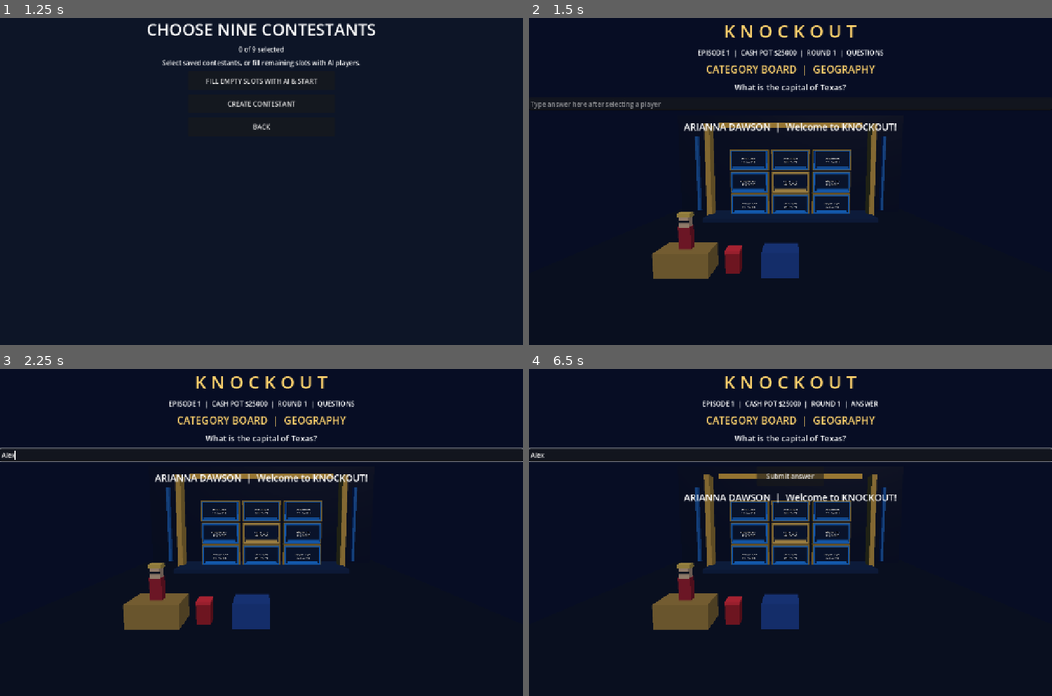
Above: before the commit, frames 1-4 (two rows, left to right).
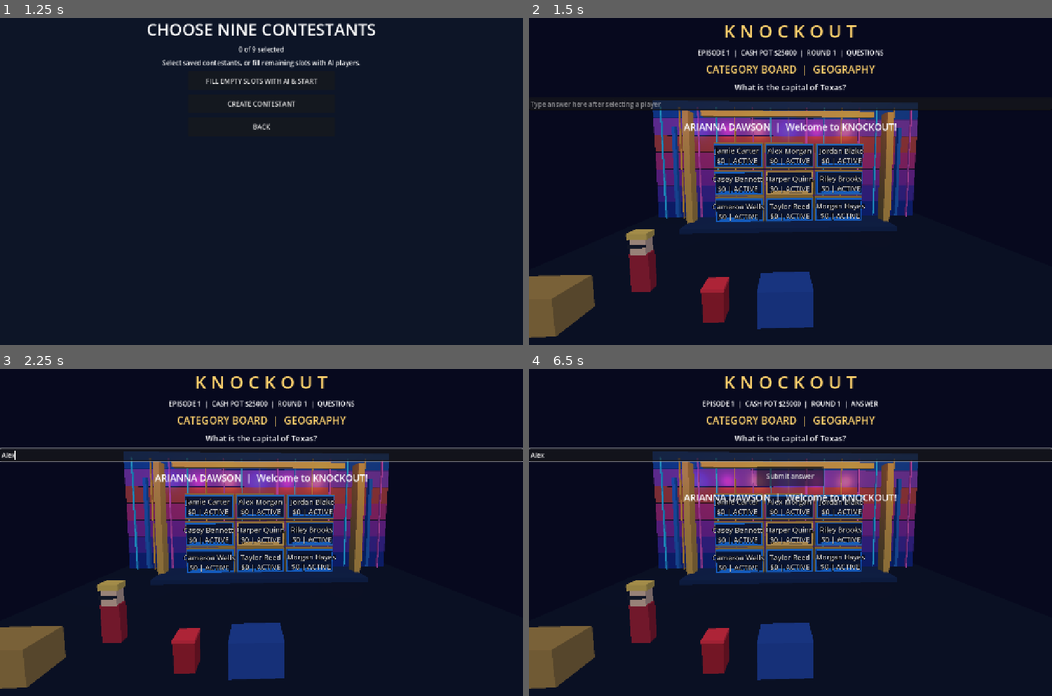
Above: after the commit, the same moments.

Repository: Becksploder2/Knockout
Game: Godot game, scene res://scenes/launcher.tscn
The game is run twice, just before and just after one commit, with the same random seed, the same clock (stepped at 60 frames per second) and the same inputs.
Inputs (mouse positions are in pixels of both pictures, inside the frame that each line leads up to):
- Up to frame 1 (1.25 s): click "PLAY KNOCKOUT" at 0.5 s
- Up to frame 2 (1.5 s): click "FILL EMPTY SLOTS WITH AI & ST…" at 1.25 s
- Up to frame 3 (2.25 s): click (261, 454) at 2.02 s; type "Alex" at 2.1 s
- Up to frame 4 (6.5 s): tap Enter at 2.75, 4.25, 5.75 s; tap Space at 3.5, 5 s

Frame 1 is identical in both runs. In frame 2, 24% of the frame differs, in the area x 0-75%, y 25-98%; in frame 3, 24%; in frame 4, 24%.

Commit message:
Enlarge readable contestant board, move Arianna podium left, add multicolor LED backdrop and dramatic studio washes

Diff:
--- a/Main.gd
+++ b/Main.gd
@@ -705,9 +705,9 @@
 	studio_root = Node3D.new()
 	viewport.add_child(studio_root)
 	var camera := Camera3D.new()
-	camera.position = Vector3(0, 6.7, 17.5)
-	camera.fov = 76.0
-	camera.look_at_from_position(camera.position, Vector3(0, 4.6, -5.8), Vector3.UP)
+	camera.position = Vector3(-0.7, 6.5, 13.7)
+	camera.fov = 74.0
+	camera.look_at_from_position(camera.position, Vector3(0, 4.7, -5.2), Vector3.UP)
 	studio_root.add_child(camera)
 	camera.current = true
 	var light := DirectionalLight3D.new()
@@ -731,20 +731,35 @@
 	var environment := WorldEnvironment.new()
 	var env := Environment.new()
 	env.background_mode = Environment.BG_COLOR
-	env.background_color = Color("#08112d")
+	env.background_color = Color("#090b25")
 	env.ambient_light_source = Environment.AMBIENT_SOURCE_COLOR
-	env.ambient_light_color = Color("#5d7fae")
-	env.ambient_light_energy = 0.5
+	env.ambient_light_color = Color("#8294db")
+	env.ambient_light_energy = 0.85
 	environment.environment = env
 	studio_root.add_child(environment)
 	_studio_box(Vector3(0, -0.4, 0), Vector3(32, 0.7, 28), Color("#11182a"))
+	# Colorful original studio cyclorama: tiered jewel-tone LED wall.
+	for band in range(7):
+		var palette: Array = [Color("#152b86"), Color("#442c9b"), Color("#822b9b"), Color("#b32e76"), Color("#bc443f"), Color("#8a3eac"), Color("#174ca0")]
+		_studio_box(Vector3(0, float(band) * 1.9 + 0.8, -11.6), Vector3(30, 1.85, 0.25), palette[band])
+	for column in range(15):
+		var accent_color: Color = Color("#31d3ff") if column % 3 == 0 else Color("#f7ae3b") if column % 3 == 1 else Color("#f05bc1")
+		_studio_box(Vector3(float(column - 7) * 2.0, 6.0, -11.2), Vector3(0.11, 12.8, 0.22), accent_color)
 	# Original branded cyc wall and illuminated stage framing.
-	_studio_box(Vector3(0, 6.0, -11.2), Vector3(30, 14, 0.5), Color("#10172e"))
+	_studio_box(Vector3(0, 6.0, -12.1), Vector3(30, 14, 0.5), Color("#10172e"))
 	_studio_box(Vector3(0, 11.6, -10.7), Vector3(18.8, 0.6, 0.55), Color("#f6bb47"))
 	_studio_box(Vector3(0, 0.15, -7.8), Vector3(20.0, 0.45, 4.2), Color("#172a50"))
 	for side in [-1, 1]:
 		_studio_box(Vector3(float(side) * 9.9, 5.6, -8.3), Vector3(0.6, 11.3, 1.3), Color("#d9a849"))
 		_studio_box(Vector3(float(side) * 12.4, 5.2, -10.7), Vector3(0.35, 10.0, 0.5), Color("#2266bb"))
+	# Dramatic colored lighting inspired by high-stakes quiz-show production.
+	for light_index in range(6):
+		var wash := OmniLight3D.new()
+		wash.position = Vector3(float(light_index - 3) * 4.2, 10.8, -5.0)
+		wash.light_color = Color("#296bff") if light_index % 3 == 0 else Color("#db39af") if light_index % 3 == 1 else Color("#ffb34d")
+		wash.light_energy = 2.4
+		wash.omni_range = 13.0
+		studio_root.add_child(wash)
 	for row_index in range(3):
 		for col_index in range(3):
 			var x: float = float(col_index - 1) * 5.0
@@ -752,15 +767,15 @@
 			var champion: bool = row_index == 1 and col_index == 1
 			var accent: Color = Color("#ffcb62") if champion else Color("#218bff")
 			# Each cell is a framed contestant bay rather than a flat floating panel.
-			_studio_box(Vector3(x, y, -8.35), Vector3(4.7, 2.55, 0.65), Color("#b58c39"))
-			_studio_box(Vector3(x, y, -8), Vector3(4.35, 2.3, 0.5), accent)
-			_studio_box(Vector3(x, y, -7.69), Vector3(4.0, 2.0, 0.12), Color("#101f3d"))
+			_studio_box(Vector3(x, y, -8.35), Vector3(4.85, 2.55, 0.65), Color("#b58c39"))
+			_studio_box(Vector3(x, y, -8), Vector3(4.65, 2.3, 0.5), accent)
+			_studio_box(Vector3(x, y, -7.69), Vector3(4.42, 2.0, 0.12), Color("#101f3d"))
 			_studio_box(Vector3(x, y - 0.84, -7.5), Vector3(3.7, 0.2, 0.45), accent)
 			var nameplate := Label3D.new()
-			nameplate.position = Vector3(x, y, -7.35)
-			nameplate.pixel_size = 0.0065
-			nameplate.font_size = 42
-			nameplate.outline_size = 8
+			nameplate.position = Vector3(x, y, -7.18)
+			nameplate.pixel_size = 0.012
+			nameplate.font_size = 58
+			nameplate.outline_size = 12
 			nameplate.modulate = Color.WHITE
 			nameplate.billboard = BaseMaterial3D.BILLBOARD_ENABLED
 			studio_root.add_child(nameplate)
@@ -768,7 +783,7 @@
 	# Refresh 3D nameplates after the stage is constructed.
 	render()
 	# Downstage podiums, deliberately separated from the contestant wall.
-	_studio_box(Vector3(-6.4, 0.6, 5), Vector3(3.2, 1.7, 1.7), Color("#b28b44"))
+	_studio_box(Vector3(-10.8, 0.6, 5), Vector3(3.2, 1.7, 1.7), Color("#b28b44"))
 	_studio_box(Vector3(-3.5, 0.65, 5), Vector3(0.85, 1.3, 0.85), Color("#b8242f"))
 	_studio_box(Vector3(-3.5, 1.36, 5), Vector3(0.9, 0.15, 0.9), Color("#ff3344"))
 	_studio_box(Vector3(-0.6, 0.6, 5), Vector3(2.2, 1.7, 1.5), Color("#244aa2"))
